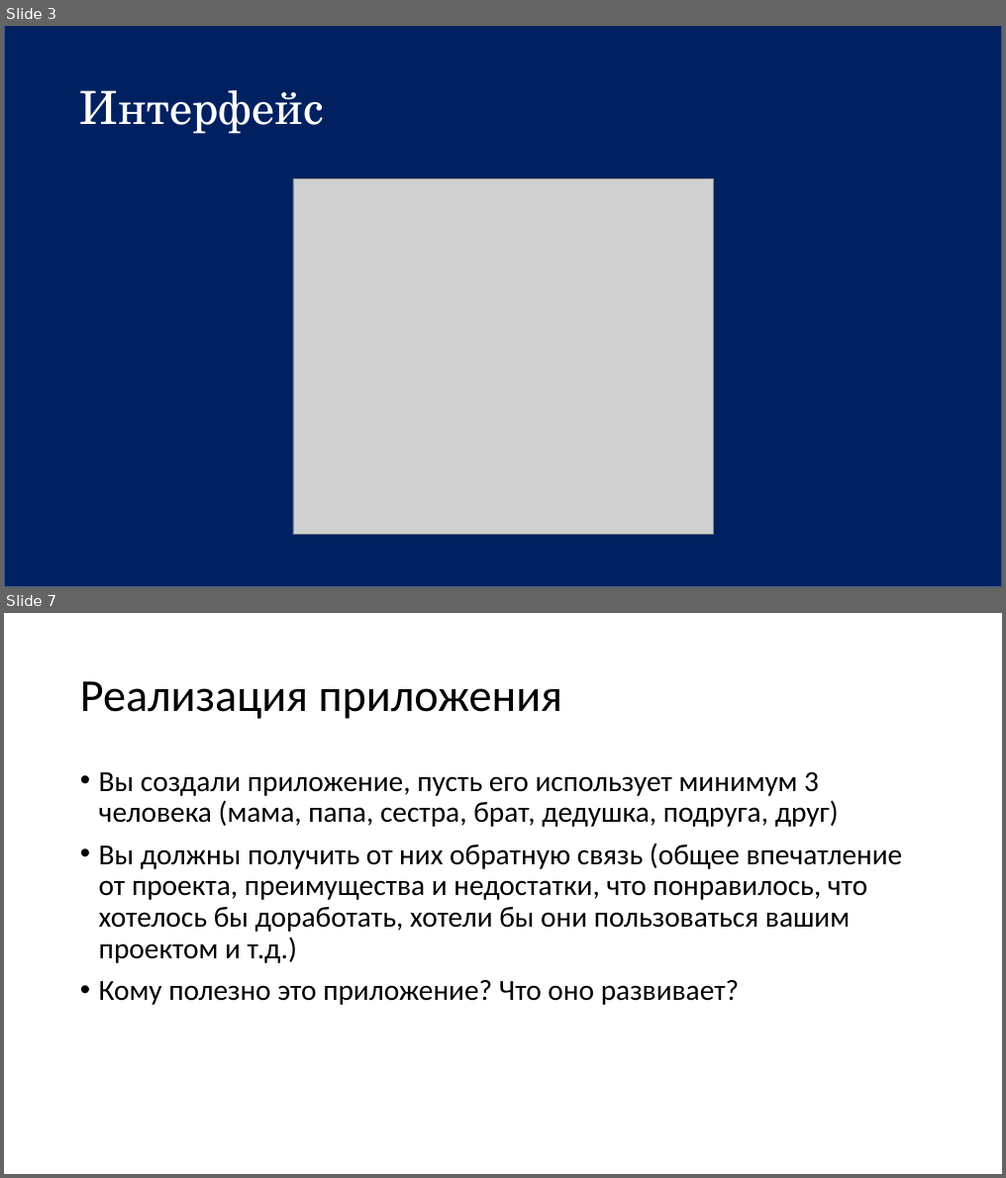
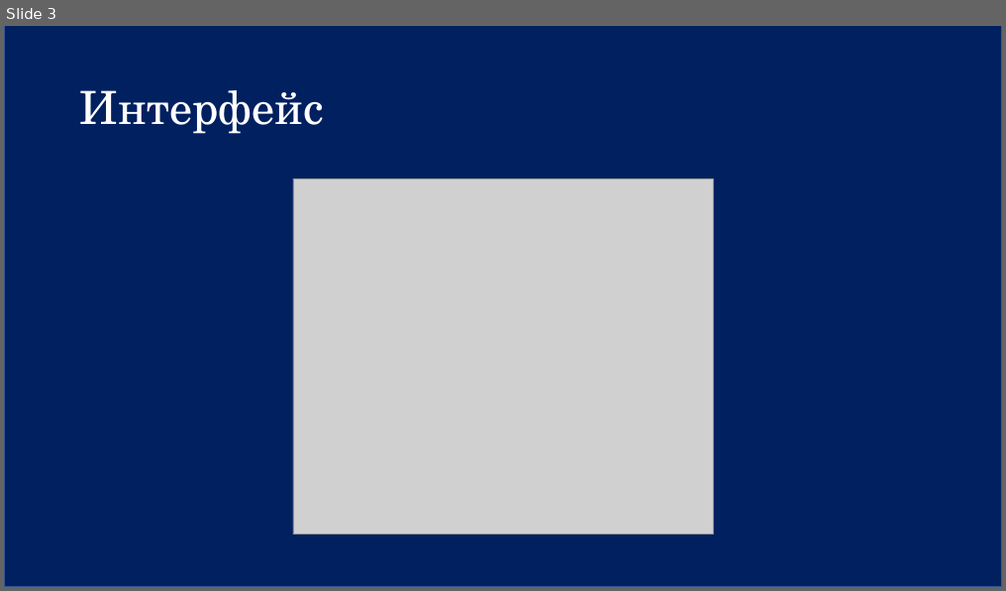
Before and after one commit to truly-a-moth/photozhop, a slide deck: ПРОЕКТ ПИТОН.pptx. Shown one above the other, each under a label of ours: slides 3 and 7 before the commit, slide 3 after it; the slides between them are not shown. The pictures are 1006x1178 and 1006x591 pixels, drawn with LibreOffice and Linux fonts; fonts in the diff are those of the drawing; grey boxes stand for pictures. Boxes give left, top, right and bottom in pixels: in the first picture for what was removed or moved away, otherwise in the second. Text is boxed around its words. In the diff, an @@ line names an element or a change of style, - is before the commit and + after.

```diff
--- a/ПРОЕКТ ПИТОН.pptx
+++ b/ПРОЕКТ ПИТОН.pptx
@@ slide 7 removed at <box>4,613,1002,1174</box>, background #FFFFFF @@
@@ title removed at <box>80,681,563,719</box> @@
-Реализация приложения
@@ text removed at <box>99,772,903,1005</box> @@
-• Вы создали приложение, пусть его использует минимум 3 человека (мама, папа, сестра, брат, дедушка, подруга, друг)
-• Вы должны получить от них обратную связь (общее впечатление от проекта, преимущества и недостатки, что понравилось, что хотелось бы доработать, хотели бы они пользоваться вашим проектом и т.д.)
-• Кому полезно это приложение? Что оно развивает?
```
Also in this commit, not shown: 7 slides changed, 1 other slide removed.
